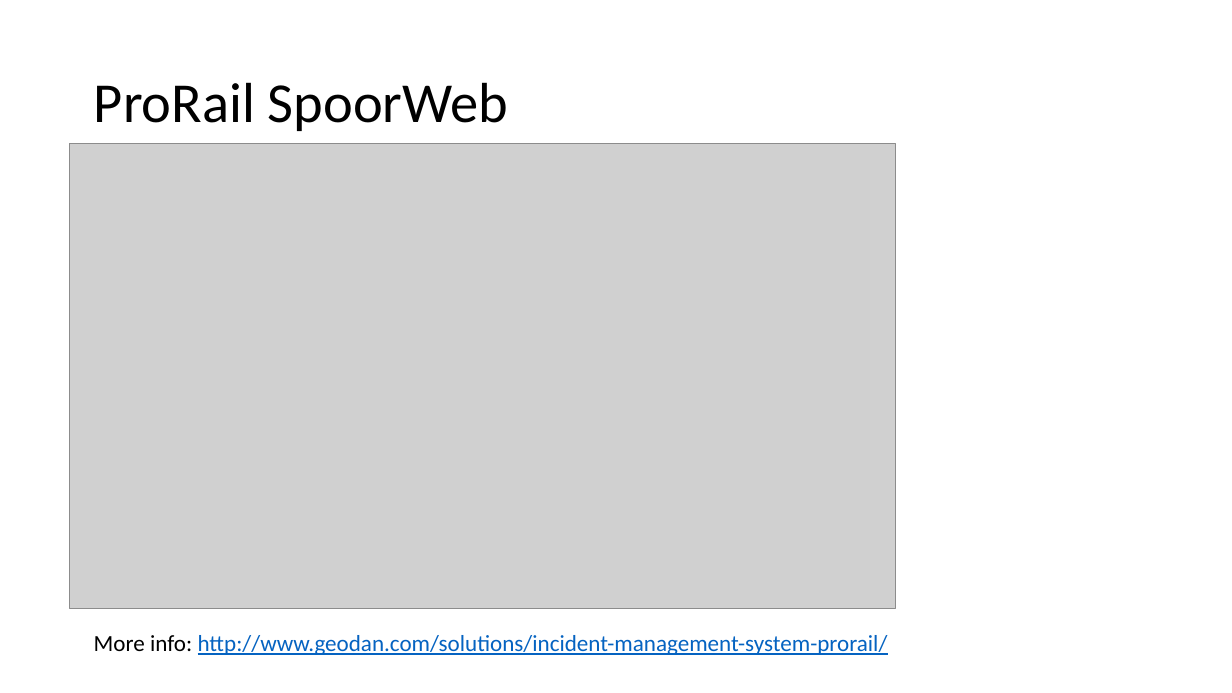
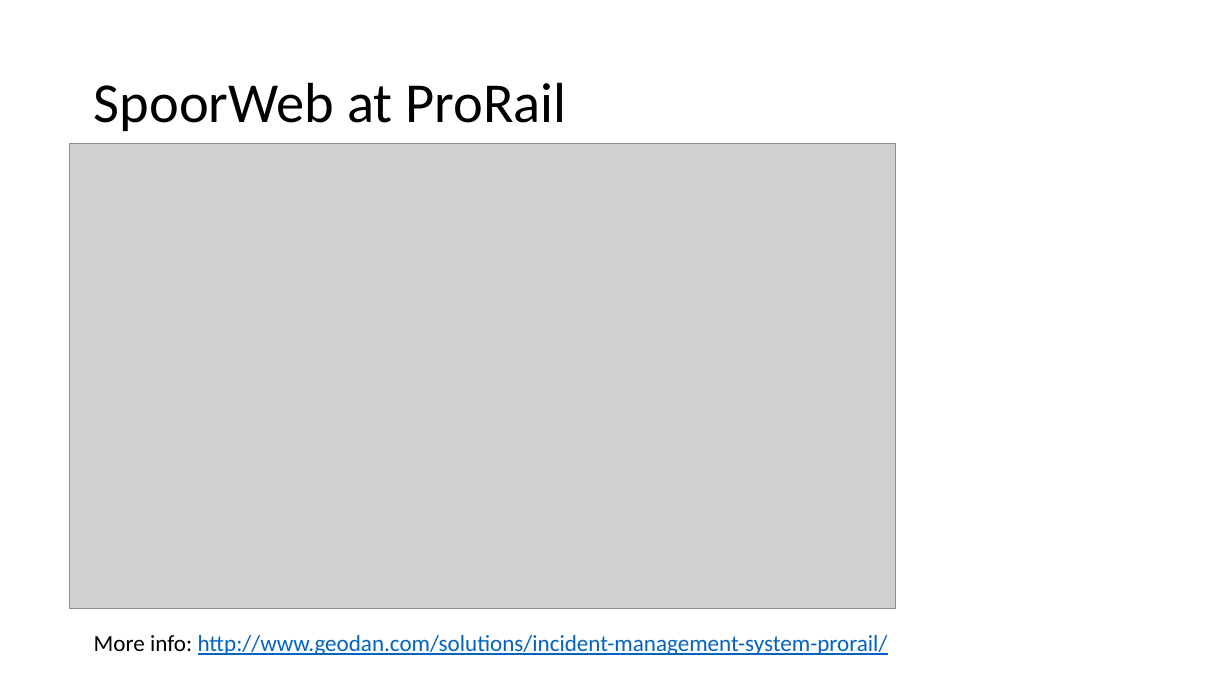
Before and after one commit to Geodan/DBHackathon2015, a slide deck: slide 6 of doc/Presentation team Geodan.pptx (slide 4 before the commit). Drawn at 1232x693 pixels with LibreOffice and Linux fonts; fonts in the diff are those of the drawing; grey boxes stand for pictures. Boxes give left, top, right and bottom in pixels: in the first picture for what was removed or moved away, otherwise in the second. Text is boxed around its words. In the diff, an @@ line names an element or a change of style, - is before the commit and + after.

```diff
--- a/doc/Presentation team Geodan.pptx
+++ b/doc/Presentation team Geodan.pptx
@@ title at bbox=[94, 82, 567, 131]: text changed @@
-ProRail SpoorWeb
+SpoorWeb at ProRail
```
Also in this commit, not shown: 1 other slide changed, 2 slides added.
